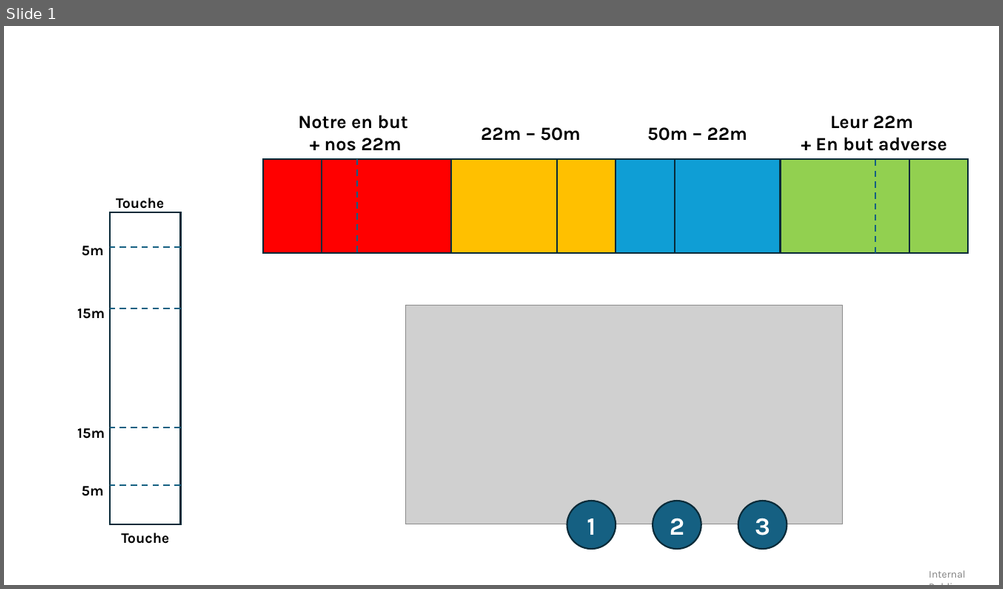
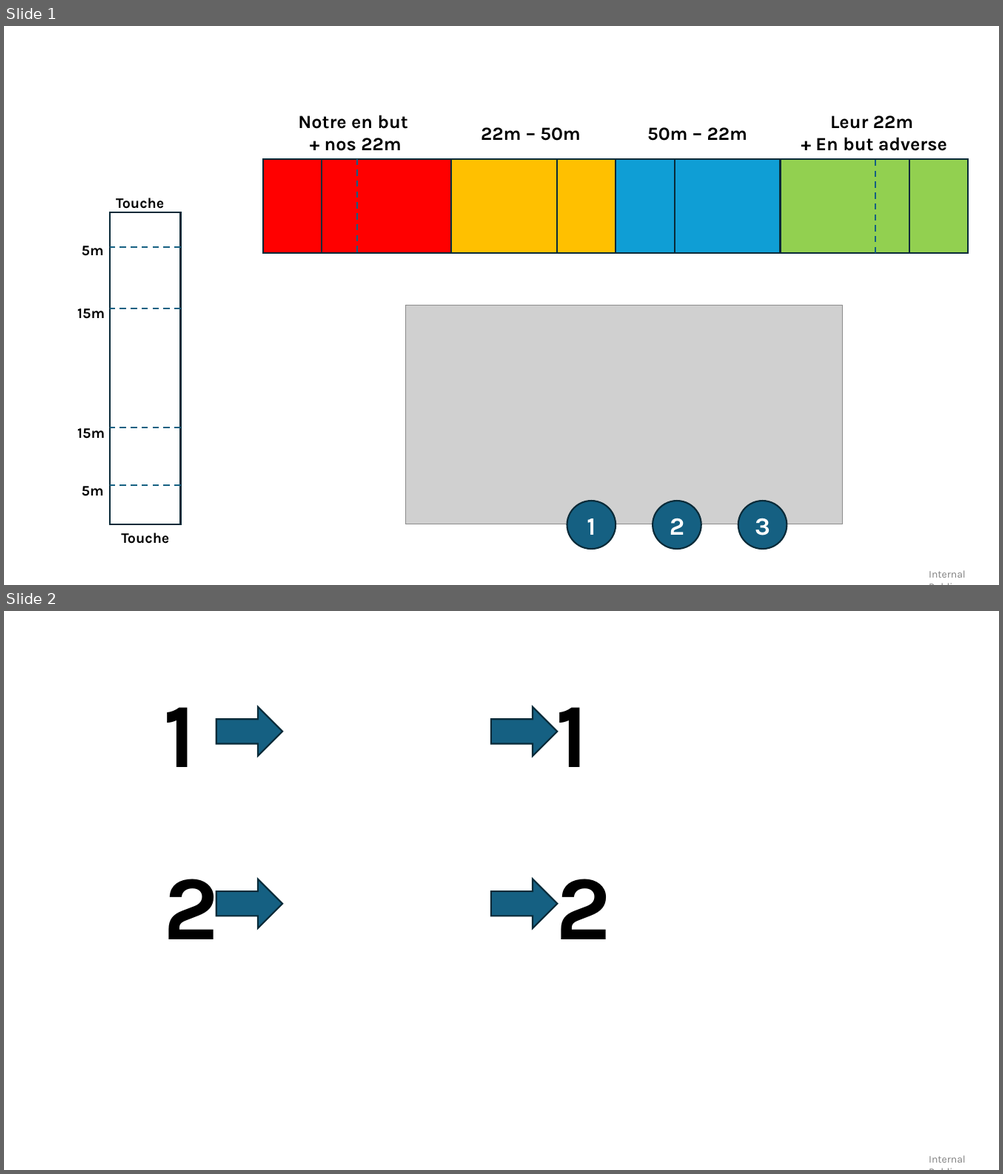
Before and after one commit to schassande/rugby-stats-collect, a slide deck: public/icons/event/source terrain.pptx. Shown one above the other, each under a label of ours: slide 1 before the commit, slides 1 and 2 after it. The pictures are 1003x589 and 1003x1174 pixels, drawn with LibreOffice and Linux fonts; fonts in the diff are those of the drawing; grey boxes stand for pictures. Boxes give left, top, right and bottom in pixels: in the first picture for what was removed or moved away, otherwise in the second. Text is boxed around its words. In the diff, an @@ line names an element or a change of style, - is before the commit and + after.

```diff
--- a/public/icons/event/source terrain.pptx
+++ b/public/icons/event/source terrain.pptx
@@ slide 2 added at [4,611,999,1170], background #FFFFFF; not listed: 1 template element that a slide beside it also shows @@
@@ text added at [164,707,196,767], 88 pt, text #000000, bold @@
+1
@@ right arrow added at [216,707,283,757], fill #156082, outline #092A39 1.5 pt @@
@@ right arrow added at [491,707,558,757], fill #156082, outline #092A39 1.5 pt @@
@@ text added at [556,707,589,767], 88 pt, text #000000, bold @@
+1
@@ text added at [164,879,219,940], 88 pt, text #000000, bold @@
+2
@@ right arrow added at [216,880,283,929], fill #156082, outline #092A39 1.5 pt @@
@@ right arrow added at [491,880,558,929], fill #156082, outline #092A39 1.5 pt @@
@@ text added at [556,879,612,940], 88 pt, text #000000, bold @@
+2
```
Also in this commit, not shown: 10 other files.
